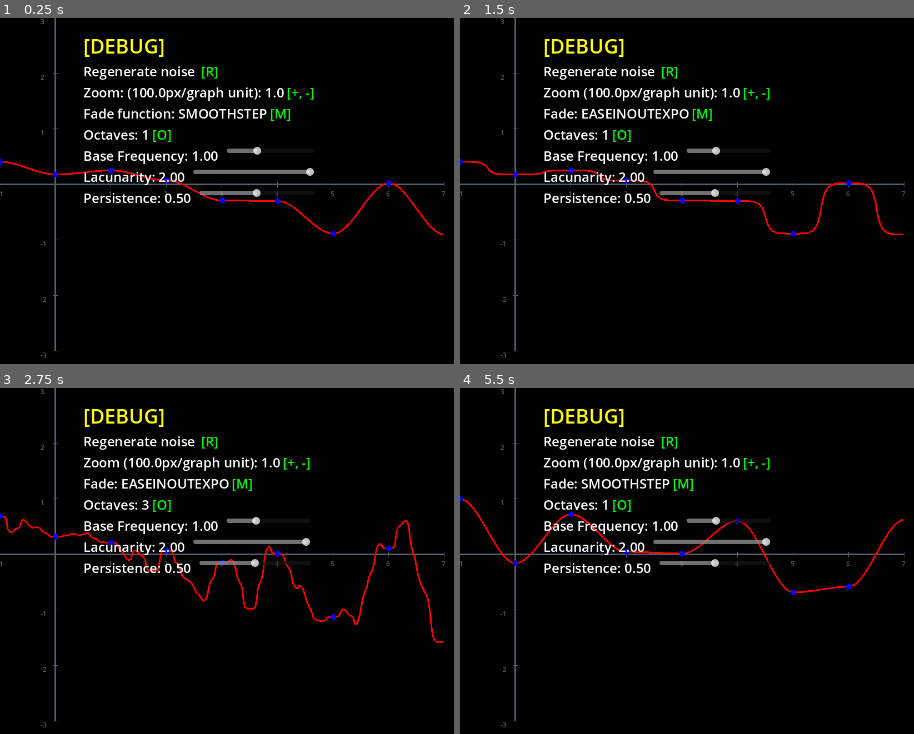
Above: before the commit, frames 1-4 (two rows, left to right).
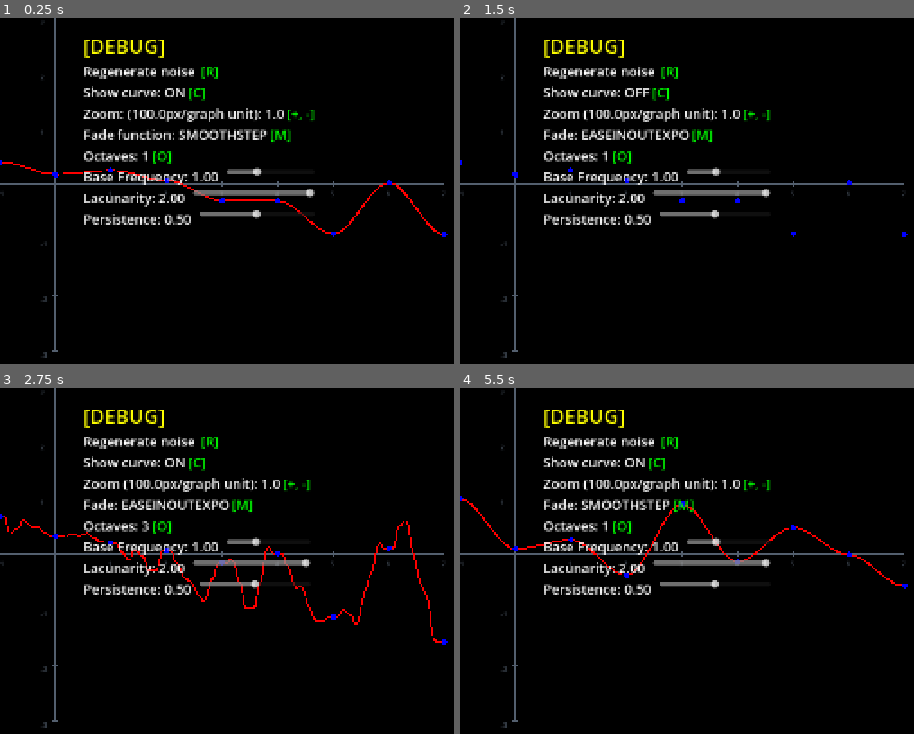
Above: after the commit, the same moments.

Repository: gavyn-ezell/fractal-noise-visualizers
Game: Godot game, scene res://1DPerlinVisualizer.tscn
The game is run twice, just before and just after one commit, with the same random seed, the same clock (stepped at 60 frames per second) and the same inputs.
Inputs:
- Up to frame 1 (0.25 s): no input
- Up to frame 2 (1.5 s): tap Enter at 0.5 s; tap C at 0.6 s; tap M at 0.8, 1.35 s; tap Space at 1.25 s
- Up to frame 3 (2.75 s): tap O at 1.55, 2.1 s; tap Enter at 2 s; tap C at 2.3 s
- Up to frame 4 (5.5 s): tap Space at 2.75, 4.25 s; tap C at 2.85, 4.55 s; tap M at 3.05, 3.6, 5.3 s; tap Enter at 3.5 s; tap O at 3.8, 4.35 s; tap R at 5.1 s

The runs differ from the first frame. In frame 1, 7.8% of the frame differs, in the area x 0-99%, y 0-99%; in frame 2, 7.9%; in frame 3, 8.0%; in frame 4, 8.3%.

Commit message:
refactor class with fractal - perlin distinction

Diff:
--- a/1DPerlinVisualizer.gd
+++ b/1DPerlinVisualizer.gd
@@ -22,15 +22,19 @@
 		screen_size = viewport_size
 
 	func draw_integer_noise_values(canvas: CanvasItem):
-
-		for i in range(screen_size.x / pixels_per_unit):
-			var pos = Vector2(i*pixels_per_unit, screen_size.y/2)
-			var graph_space_pos = _pixel_to_graph_space(pos)
-			var noise_value = perlin.perlin1d(graph_space_pos.x)
-			var pixel_space_pos = _graph_to_pixel_space(Vector2(graph_space_pos.x, noise_value))
-			#draw a red blue dot with y equal to noise value
+		var left_graph_x = floor(_pixel_to_graph_space(Vector2(0, 0)).x)
+		var right_graph_x = ceil(_pixel_to_graph_space(Vector2(screen_size.x, 0)).x)
+		for i in range(int(left_graph_x), int(right_graph_x) + 1):
+			var noise_value = perlin.fractal1d(float(i))
+			var pixel_space_pos = _graph_to_pixel_space(Vector2(float(i), noise_value))
 			canvas.draw_circle(pixel_space_pos, 5, POINT_COLOR)
-
+			# print(i, " ", noise_value)
+
+	func draw_single_noise_value(canvas: CanvasItem, x: float):
+		var noise_value = perlin.perlin1d(x)
+		var pixel_space_pos = _graph_to_pixel_space(Vector2(x, noise_value))
+		canvas.draw_circle(pixel_space_pos, 5, Color.LIME_GREEN)
+		# print(x, " ", noise_value)
 
 	func draw_axes(canvas: CanvasItem):
 		var line_width = 3.0
@@ -131,7 +135,7 @@
 		for i in range(0, int(screen_size.x), step_size):
 			var pos = Vector2(i, screen_size.y/2)
 			var graph_space_pos = _pixel_to_graph_space(pos)
-			var noise_value = perlin.perlin1d(graph_space_pos.x)
+			var noise_value = perlin.fractal1d(graph_space_pos.x)
 			var pixel_space_pos = _graph_to_pixel_space(Vector2(graph_space_pos.x, noise_value))
 			points.append(pixel_space_pos)
 
@@ -157,6 +161,8 @@
 
 var perlin_noise: PerlinNoise
 var graph: Graph
+
+var show_curve: bool = true
 
 var debug_ui_container: VBoxContainer
 var regenerate_label: Label
@@ -167,6 +173,8 @@
 var fade_controls: Label
 var octaves_label: Label
 var octaves_controls: Label
+var curve_toggle_label: Label
+var curve_toggle_controls: Label
 
 # Sliders for noise parameters
 var base_frequency_slider: HSlider
@@ -218,7 +226,7 @@
 
 func _ready():
 	perlin_noise = PerlinNoise.new()
-	graph = Graph.new(perlin_noise, 100.0, Vector2(100, get_viewport().size.y/2), get_viewport().size)  # 100 pixels = 1 unit
+	graph = Graph.new(perlin_noise, 100.0, Vector2(100, get_viewport().size.y/2.0), get_viewport().size)  # 100 pixels = 1 unit
 
 
 
@@ -243,6 +251,16 @@
 	debug_ui_container.add_child(regenerate_row)
 	regenerate_label = regenerate_row.get_child(0)  # Reference to update later
 	regenerate_controls = regenerate_row.get_child(1)
+
+
+	# Curve toggle row
+	var curve_toggle_row = create_control_row(
+		"Show curve: " + ("ON" if show_curve else "OFF"),
+		"[C]"
+	)
+	debug_ui_container.add_child(curve_toggle_row)
+	curve_toggle_label = curve_toggle_row.get_child(0)
+	curve_toggle_controls = curve_toggle_row.get_child(1)
 	# Zoom row
 	var zoom_row = create_control_row(
 		"Zoom: (" + str(graph.pixels_per_unit) + "px/graph unit): " + str(graph.pixels_per_unit / 100.0),
@@ -270,8 +288,6 @@
 	debug_ui_container.add_child(octaves_row)
 	octaves_label = octaves_row.get_child(0)  # Reference to update later
 	octaves_controls = octaves_row.get_child(1)
-
-
 
 	# base frequency slider row
 	var base_frequency_container = create_slider_row("Base Frequency: %.2f" % perlin_noise.base_frequency, 0.5, 2.0, 0.1, perlin_noise.base_frequency)
@@ -329,6 +345,10 @@
 					perlin_noise.octaves = 1
 				update_debug_ui()
 				print('switched octaves to ' + str(perlin_noise.octaves))
+			KEY_C:
+				show_curve = !show_curve
+				update_debug_ui()
+				print('curve display: ' + ('ON' if show_curve else 'OFF'))
 			_:
 				pass
 		print("redrawing")
@@ -359,6 +379,9 @@
 	if octaves_label and octaves_controls:
 		octaves_label.text = "Octaves: " + str(perlin_noise.octaves)
 
+	if curve_toggle_label and curve_toggle_controls:
+		curve_toggle_label.text = "Show curve: " + ("ON" if show_curve else "OFF")
+
 	if lacunarity_label and lacunarity_slider:
 		lacunarity_label.text = "Lacunarity: %.2f" % perlin_noise.lacunarity
 		lacunarity_slider.value = perlin_noise.lacunarity
@@ -371,5 +394,7 @@
 	# Draw the graph axes and ticks
 	graph.draw_axes(self)
 	graph.draw_ticks(self)
-	graph.draw_noise_graph(self)
+	if show_curve:
+		graph.draw_noise_graph(self)
 	graph.draw_integer_noise_values(self)  # Draw circles last so they appear on top
+	#graph.draw_single_noise_value(self, 1.6)
--- a/perlin.gd
+++ b/perlin.gd
@@ -14,7 +14,7 @@
    190, 6,148,247,120,234,75,0,26,197,62,94,252,219,203,117,35,11,32,57,177,33,
    88,237,149,56,87,174,20,125,136,171,168, 68,175,74,165,71,134,139,48,27,166,
    77,146,158,231,83,111,229,122,60,211,133,230,220,105,92,41,55,46,245,40,244,
-   102,143,54, 65,25,63,161, 1,216,80,73,209,76,132,187,208, 89,18,169,200,196,
+   102,143,54, 65,25,63,161,1,216,80,73,209,76,132,187,208, 89,18,169,200,196,
    135,130,116,188,159,86,164,100,109,198,173,186, 3,64,52,217,226,250,124,123,
    5,202,38,147,118,126,255,82,85,212,207,206,59,227,47,16,58,17,182,189,28,42,
    223,183,170,213,119,248,152, 2,44,154,163, 70,221,153,101,155,167, 43,172,9,
@@ -22,7 +22,7 @@
    251,34,242,193,238,210,144,12,191,179,162,241, 81,51,145,235,249,14,239,107,
    49,192,214, 31,181,199,106,157,184, 84,204,176,115,121,50,45,127, 4,150,254,
    138,236,205,93,222,114,67,29,24,72,243,141,128,195,78,66,215,61,156,180
-   ];
+	];
 
 var p: Array[int]
 var base_frequency: float = 1.0
@@ -35,7 +35,7 @@
 
 
 func _init() -> void:
-	for idx in range(512):
+	for idx in range(256):
 		p.append(base_permutation[idx % 256])
 
 
@@ -43,44 +43,52 @@
 func shuffle_p():
 	p.shuffle()
 
+func _fade1d(t: float) -> float:
+	match fade_type:
+		FadeType.LERP:
+			return t
+		FadeType.SMOOTHSTEP:
+			return t * t * (3.0 - 2.0 * t)
+		FadeType.SMOOTHERSTEP:
+			return t * t * t * (t * (t * 6.0 - 15.0) + 10.0)
+		FadeType.EASEINOUTEXPO:
+			if t == 0:
+				return 0.0
+			elif t == 1:
+				return 1.0
+			elif t < 0.5:
+				return pow(2.0, 20.0 * t - 10.0) / 2.0
+			else:
+				return (2.0 - pow(2.0, -20.0 * t + 10.0)) / 2.0
+		_:
+			return t
+
 func _hash1d(x: int) -> float:
 	var h = p[x % n]
 	#should return random value from -1 to 1
 	return lerp(-1.0, 1.0, h / 255.0)
 
-func _noise1d(x:float) -> float:
-	var xi = int(floor(x))
-	var xf = x - xi
+func perlin1d(x:float) -> float:
+	#1. find the surrounding integers
+	var floor_x= int(floor(x))
+	var ceil_x = floor_x + 1
 
-	match fade_type:
-		FadeType.LERP:
-			pass
-		FadeType.SMOOTHSTEP:
-			xf = xf * xf * (3.0 - 2.0 * xf);
-		FadeType.SMOOTHERSTEP:
-			xf = xf * xf * xf * (xf * (xf * 6.0 - 15.0) + 10.0);
-		FadeType.EASEINOUTEXPO:
-			if xf == 0:
-				xf = 0
-			elif xf == 1:
-				xf = 1
-			elif xf < 0.5:
-				xf = pow(2.0, 20.0 * xf - 10.0) / 2.0
-			else:
-				xf = (2.0 - pow(2.0, -20.0 * xf + 10.0)) / 2.0
-		FadeType.EASEINOUTCIRC:
-			if xf < 0.5:
-				xf = (1.0 - sqrt(1.0 - pow(2.0 * xf, 2.0))) / 2.0
-			else:
-				xf = (sqrt(1.0 - pow(-2.0 * xf + 2.0, 2.0)) + 1.0) / 2.0
-		_:
-			pass
-	return lerp(_hash1d(xi), _hash1d(xi + 1), xf)
+	#2. get the noise values at these surrounding integers
+	var floor_noise = _hash1d(floor_x)
+	var ceil_noise = _hash1d(ceil_x)
 
-func perlin1d(x: float) -> float:
+	#3. get the interpolation factor
+	var t = x - floor_x
+
+	#4. modify the interpolation factor with a fade function for smoother interpolation
+	t = _fade1d(t)
+	# 5. interpolate and return
+	return lerp(floor_noise, ceil_noise, t)
+
+func fractal1d(x: float) -> float:
 	var final_noise = 0
 	for s in range(octaves):
 		#persistence affects amplitude change at each level
 		#lacunarity effects frequency change at each level
-		final_noise += pow(persistence, float(s)) * _noise1d(base_frequency * pow(lacunarity, float(s)) * x)
+		final_noise += pow(persistence, float(s)) * perlin1d(base_frequency * pow(lacunarity, float(s)) * x)
 	return final_noise
--- a/project.godot
+++ b/project.godot
@@ -19,7 +19,8 @@
 
 window/size/viewport_width=1440
 window/size/viewport_height=1080
-window/stretch/mode="viewport"
+window/stretch/mode="canvas_items"
+window/stretch/aspect="ignore"
 
 [rendering]
 
